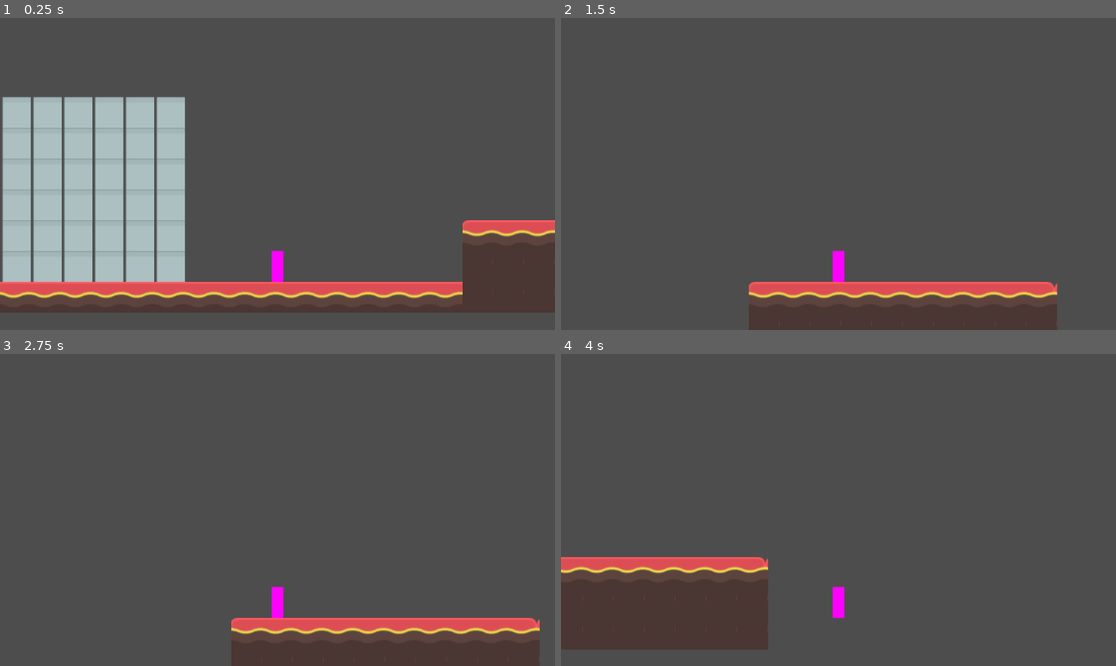
Above: before the commit, frames 1-4 (two rows, left to right).
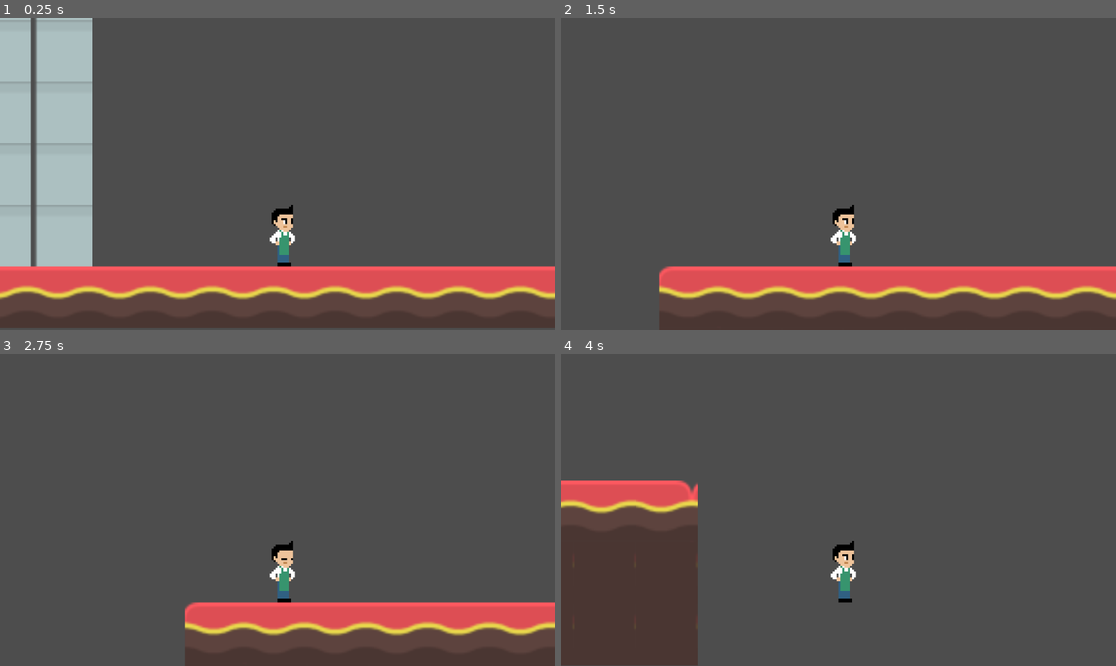
Above: after the commit, the same moments.

Repository: TheKizzyDev/GodotWildJam62
Game: Godot game, scene res://main.tscn
Two runs of this game, one before a commit and one after it. Both use one fixed random seed, a clock stepped at 60 frames per second and the inputs below.
Inputs:
- Up to frame 1 (0.25 s): no input
- Up to frame 2 (1.5 s): tap Enter at 0.5 s; hold D (move_right) from 0.53 s (still down); tap Space (jump) at 0.77 s
- Up to frame 3 (2.75 s): tap Space (jump) at 1.52, 2 s; release D (move_right) at 2.03 s; hold A (move_left) from 2.03 s (still down)
- Up to frame 4 (4 s): release A (move_left) at 2.78 s; hold D (move_right) from 2.78 s (still down); tap Space (jump) at 3.02, 3.77 s; tap Enter at 3.5 s

The runs differ from the first frame. In frame 1, 29% of the frame differs, in the area x 0-100%, y 0-100%; in frame 2, 9.1%; in frame 3, 6.7%; in frame 4, 11%.

Commit message:
Add barista idling.

Diff:
--- a/main.tscn
+++ b/main.tscn
@@ -1004,8 +1004,8 @@
 collision_mask = 15
 
 [node name="Camera2D" type="Camera2D" parent="Player2D"]
-offset = Vector2(0, -96)
-zoom = Vector2(2, 2)
+offset = Vector2(0, -32)
+zoom = Vector2(4, 4)
 
 [node name="TileMap_Placeholder" type="TileMap" parent="."]
 tile_set = SubResource("TileSet_gf1ak")
--- a/player.tscn
+++ b/player.tscn
@@ -1,18 +1,63 @@
-[gd_scene load_steps=4 format=3 uid="uid://b5qco31hfuv3q"]
+[gd_scene load_steps=7 format=3 uid="uid://b5qco31hfuv3q"]
 
 [ext_resource type="Script" path="res://scripts/player.gd" id="1_eck68"]
+[ext_resource type="Texture2D" uid="uid://jmrlbm8odah" path="res://art/characters/barista/barista_blinking.png" id="2_6pvsp"]
 
 [sub_resource type="RectangleShape2D" id="RectangleShape2D_vgsx4"]
-size = Vector2(12, 32)
+size = Vector2(14, 32)
 
-[sub_resource type="PlaceholderTexture2D" id="PlaceholderTexture2D_otdor"]
-size = Vector2(12, 32)
+[sub_resource type="Animation" id="Animation_5rdir"]
+resource_name = "Idle_Blinking"
+length = 3.0
+loop_mode = 1
+tracks/0/type = "value"
+tracks/0/imported = false
+tracks/0/enabled = true
+tracks/0/path = NodePath("CollisionShape2D/Sprite2D:frame")
+tracks/0/interp = 1
+tracks/0/loop_wrap = true
+tracks/0/keys = {
+"times": PackedFloat32Array(0, 2.5),
+"transitions": PackedFloat32Array(1, 1),
+"update": 1,
+"values": [1, 2]
+}
+
+[sub_resource type="Animation" id="Animation_xytes"]
+length = 0.001
+tracks/0/type = "value"
+tracks/0/imported = false
+tracks/0/enabled = true
+tracks/0/path = NodePath("CollisionShape2D/Sprite2D:frame")
+tracks/0/interp = 1
+tracks/0/loop_wrap = true
+tracks/0/keys = {
+"times": PackedFloat32Array(0),
+"transitions": PackedFloat32Array(1),
+"update": 1,
+"values": [0]
+}
+
+[sub_resource type="AnimationLibrary" id="AnimationLibrary_usomi"]
+_data = {
+"Idle_Blinking": SubResource("Animation_5rdir"),
+"RESET": SubResource("Animation_xytes")
+}
 
 [node name="Player2D" type="CharacterBody2D"]
 script = ExtResource("1_eck68")
 
 [node name="CollisionShape2D" type="CollisionShape2D" parent="."]
+position = Vector2(2, 0)
 shape = SubResource("RectangleShape2D_vgsx4")
 
 [node name="Sprite2D" type="Sprite2D" parent="CollisionShape2D"]
-texture = SubResource("PlaceholderTexture2D_otdor")
+texture_filter = 1
+texture = ExtResource("2_6pvsp")
+hframes = 3
+
+[node name="AnimationPlayer" type="AnimationPlayer" parent="."]
+autoplay = "Idle_Blinking"
+libraries = {
+"": SubResource("AnimationLibrary_usomi")
+}
Binary file added: art/characters/barista/barista.png
Not shown, added: art/characters/barista/barista.png.import
Binary file added: art/characters/barista/barista_blinking.png
Not shown, added: art/characters/barista/barista_blinking.png.import
Binary file added: art/characters/barista/barista_tapping.png
Not shown, added: art/characters/barista/barista_tapping.png.import
Binary file added: art/characters/barista/barista_walk.png
Not shown, added: art/characters/barista/barista_walk.png.import
Binary file added: art/characters/barista/barista_watch.png
Not shown, added: art/characters/barista/barista_watch.png.import
Binary file added: art/characters/barista/barista_whistle.png
Not shown, added: art/characters/barista/barista_whistle.png.import
(and 2 more such lines)
